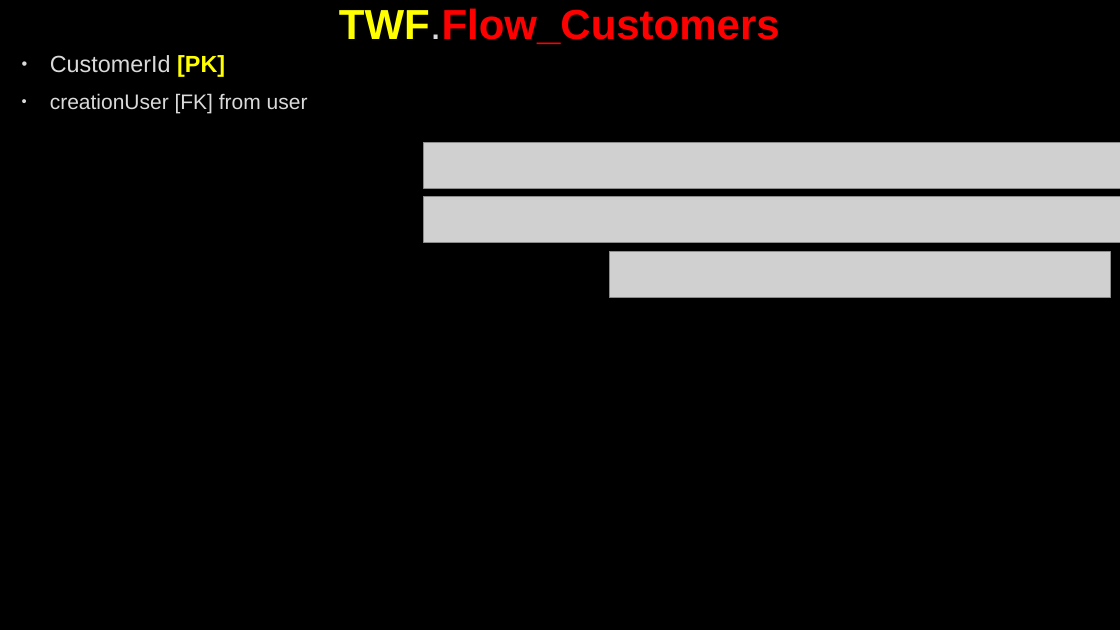
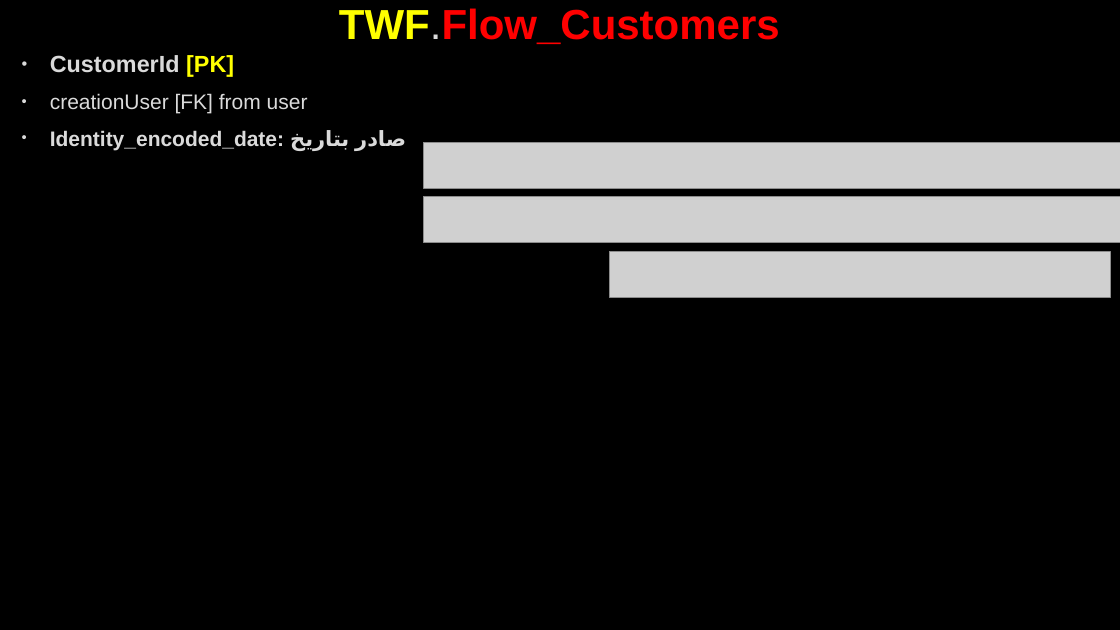
Before and after one commit to AhmedMohamedSamir1/Summary, a slide deck: slide 117 of Dot Net/Business.pptx (slide 116 before the commit). Drawn at 1120x630 pixels with LibreOffice and Linux fonts; fonts in the diff are those of the drawing; grey boxes stand for pictures; background and template pictures are left out. Boxes give left, top, right and bottom in pixels: in the first picture for what was removed or moved away, otherwise in the second. Text is boxed around its words. In the diff, an @@ line names an element or a change of style, - is before the commit and + after.

```diff
--- a/Dot Net/Business.pptx
+++ b/Dot Net/Business.pptx
@@ text at (x1=50, y1=55, x2=234, y2=77): bold on in "CustomerId" @@
@@ text at (x1=50, y1=130, x2=406, y2=151): paragraph added @@
+• Identity_encoded_date: صادر بتاريخ
```
Also in this commit, not shown: 5 other slides changed, 1 slide added, 7 other files.
